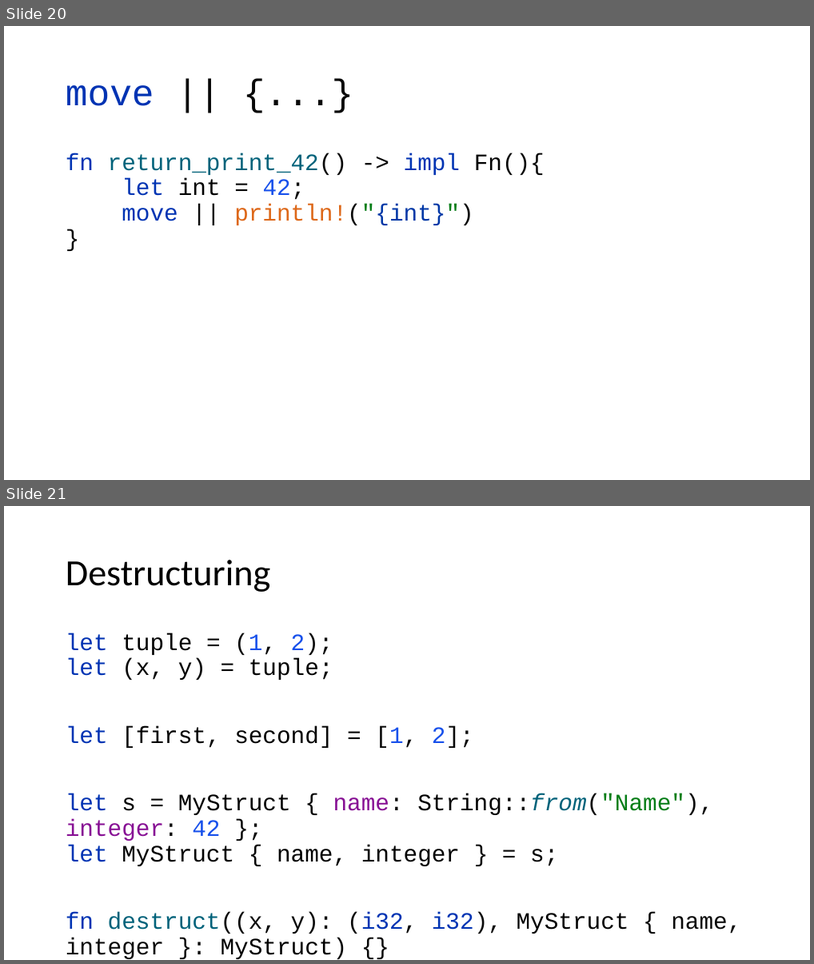
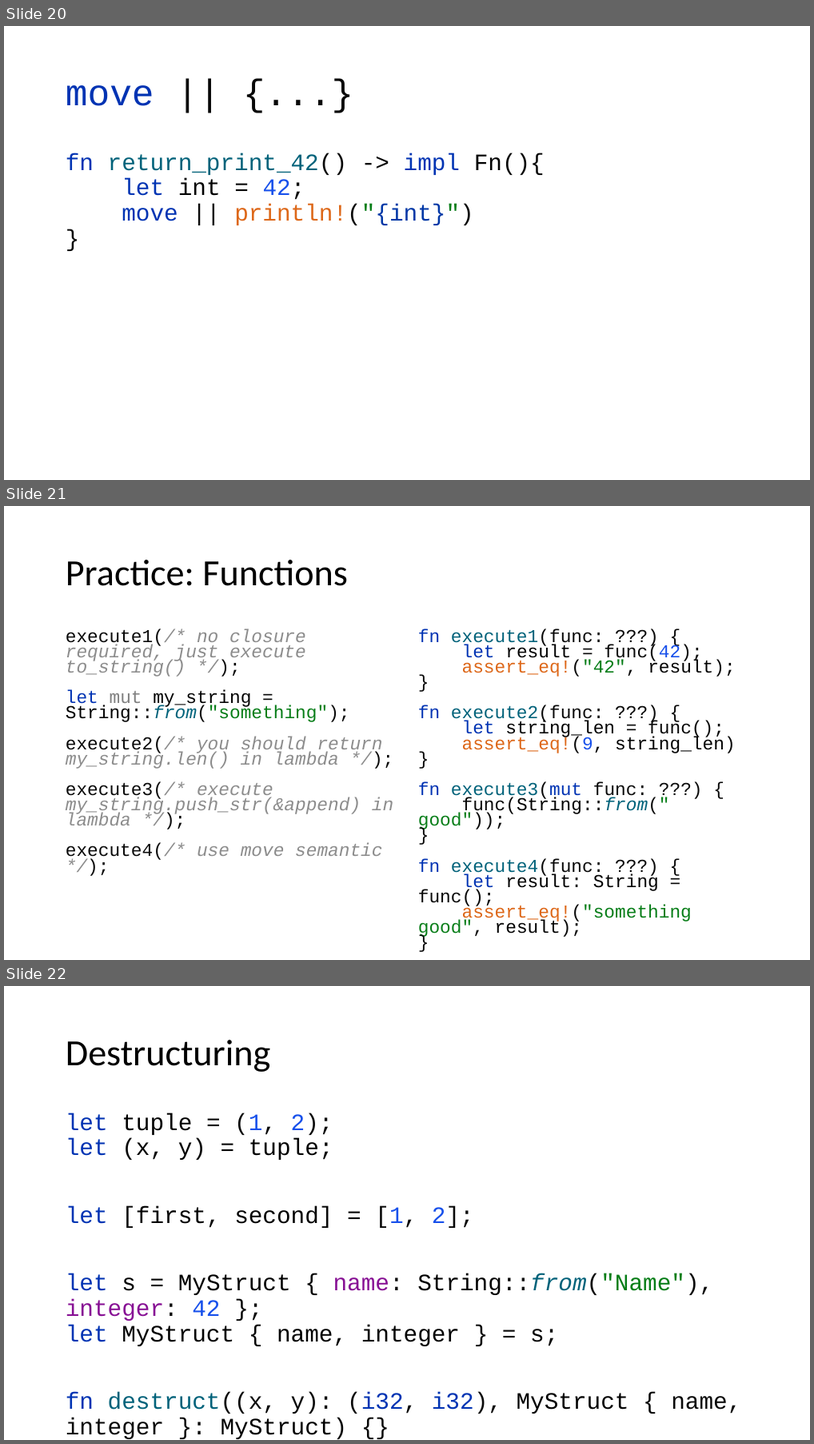
Before and after one commit to kugushev/course-rust-basics, a slide deck: pres/06-FP.pptx. Shown one above the other, each under a label of ours: slides 20 and 21 before the commit, slides 20, 21 and 22 after it. The pictures are 814x964 and 814x1444 pixels, drawn with LibreOffice and Linux fonts; fonts in the diff are those of the drawing. Boxes give left, top, right and bottom in pixels: in the first picture for what was removed or moved away, otherwise in the second. Text is boxed around its words. In the diff, an @@ line names an element or a change of style, - is before the commit and + after.

```diff
--- a/pres/06-FP.pptx
+++ b/pres/06-FP.pptx
@@ slide 21 added at bbox=[4, 506, 810, 960], background #FFFFFF @@
@@ rectangle added at bbox=[4, 509, 16, 533], fill #FFFFFF @@
@@ title added at bbox=[66, 560, 348, 586], 44 pt, text #000000 @@
+Practice: Functions
@@ text added at bbox=[66, 628, 394, 862], 21.7 pt, text #8C8C8C, italic @@
+execute1(/* no closure required, just execute to_string() */);
+let mut my_string = String::from("something");
+execute2(/* you should return my_string.len() in lambda */);
+execute3(/* execute my_string.push_str(&append) in lambda */);
+execute4(/* use move semantic */);
@@ text added at bbox=[418, 628, 736, 924], 21.7 pt, text #080808 @@
+fn execute1(func: ???) {
+let result = func(42);
+assert_eq!("42", result);
+}
+fn execute2(func: ???) {
+let string_len = func();
+assert_eq!(9, string_len)
+}
+fn execute3(mut func: ???) {
+func(String::from(" good"));
+}
+fn execute4(func: ???) {
+let result: String = func();
+assert_eq!("something good", result);
+}
@@ what was slide 21 is now slide 22 @@
```
Also in this commit, not shown: 2 other slides added, 1 slide removed, 3 other files.
